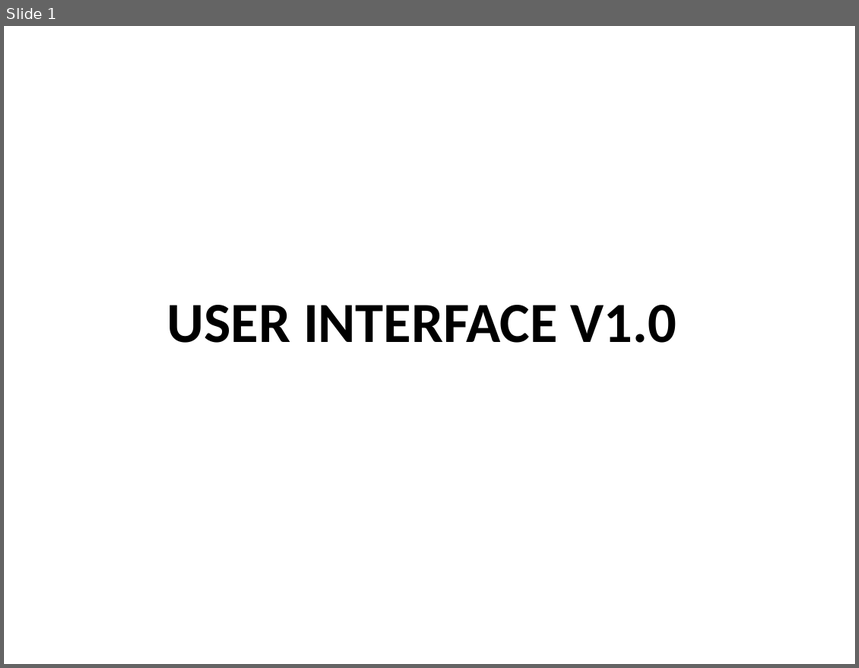
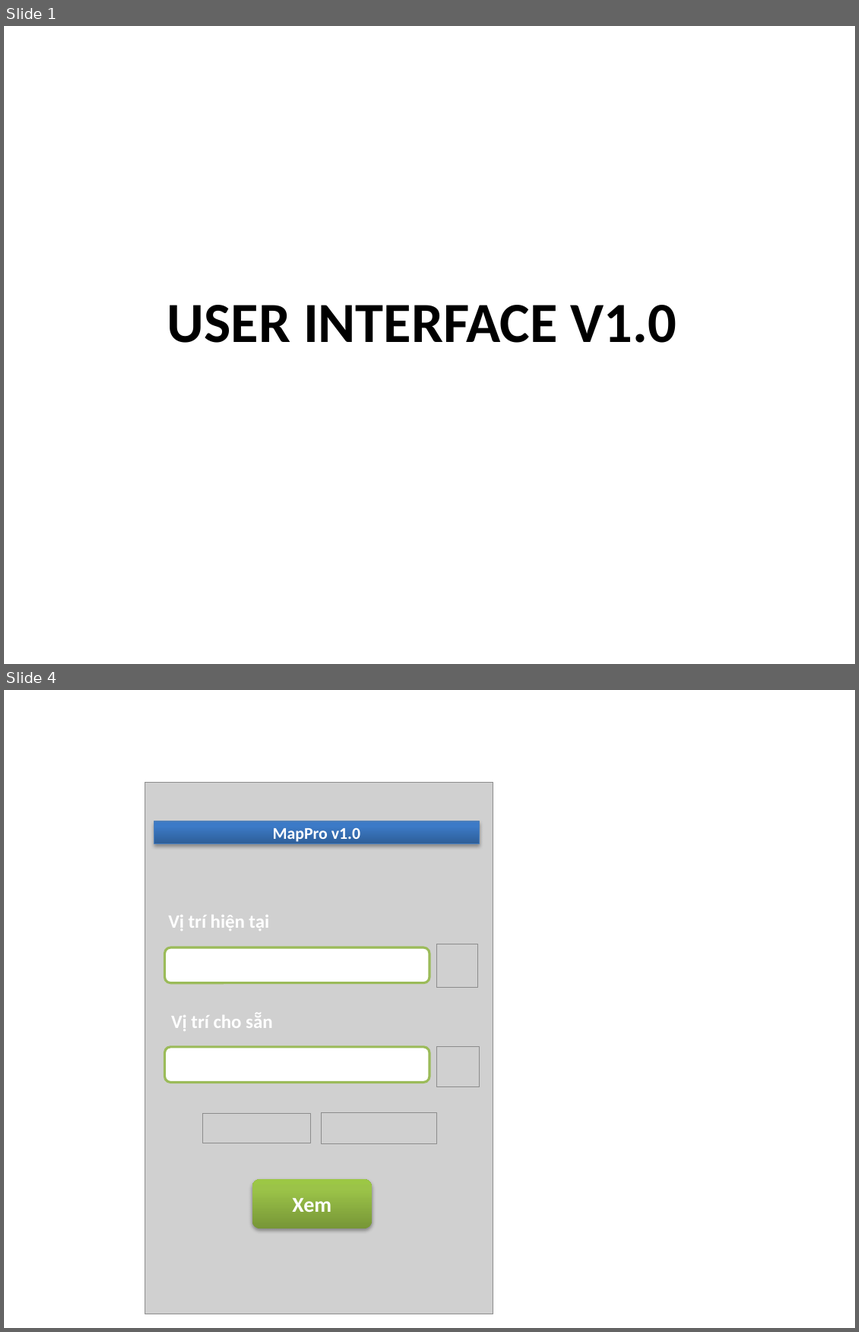
Before and after one commit to hungdien/google-map-api-and-map-on-android, a slide deck: Design/User Interface Design.pptx. Shown one above the other, each under a label of ours: slide 1 before the commit, slides 1 and 4 after it; the slides between them are not shown. The pictures are 859x668 and 859x1332 pixels, drawn with LibreOffice and Linux fonts; fonts in the diff are those of the drawing; grey boxes stand for pictures. Boxes give left, top, right and bottom in pixels: in the first picture for what was removed or moved away, otherwise in the second. Text is boxed around its words. In the diff, an @@ line names an element or a change of style, - is before the commit and + after.

```diff
--- a/Design/User Interface Design.pptx
+++ b/Design/User Interface Design.pptx
@@ slide 4 added at [4,690,855,1328], background #FFFFFF @@
@@ group added at [145,782,493,1314]: 5 pictures, 3 rounded rectangles, 2 texts, 1 rectangle @@
+MapPro v1.0
+Vị trí hiện tại
+Vị trí cho sẵn
+Xem
```
Also in this commit, not shown: 4 slides changed, 3 other slides added.
